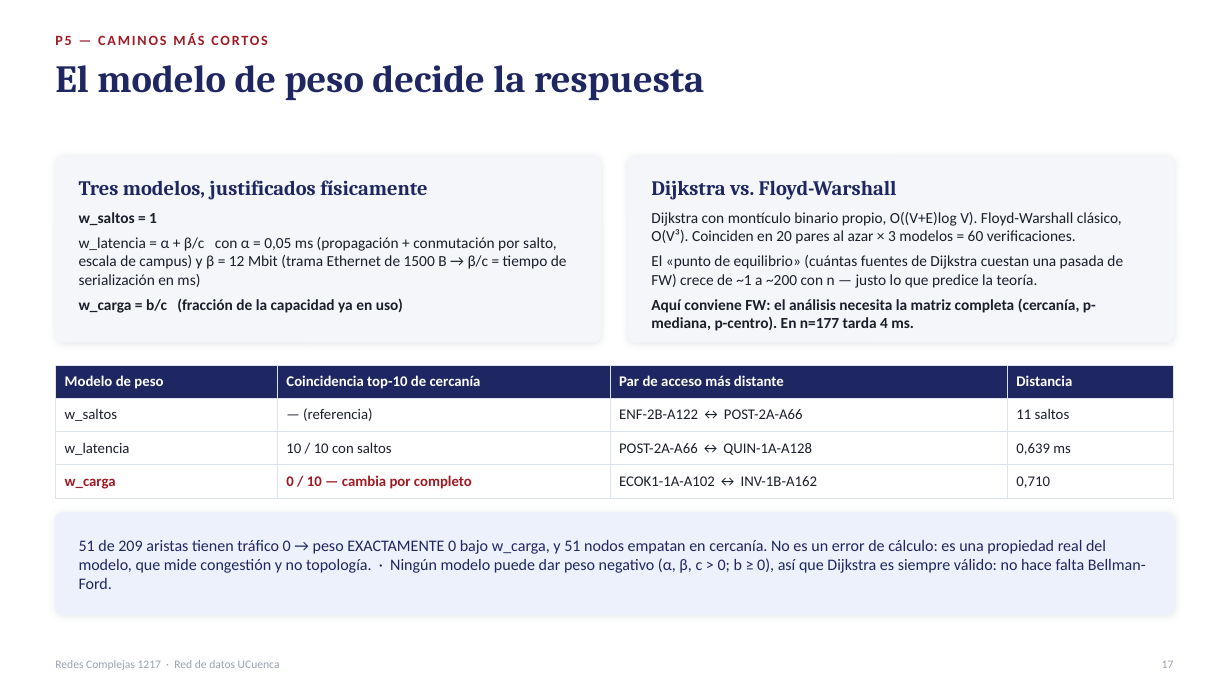
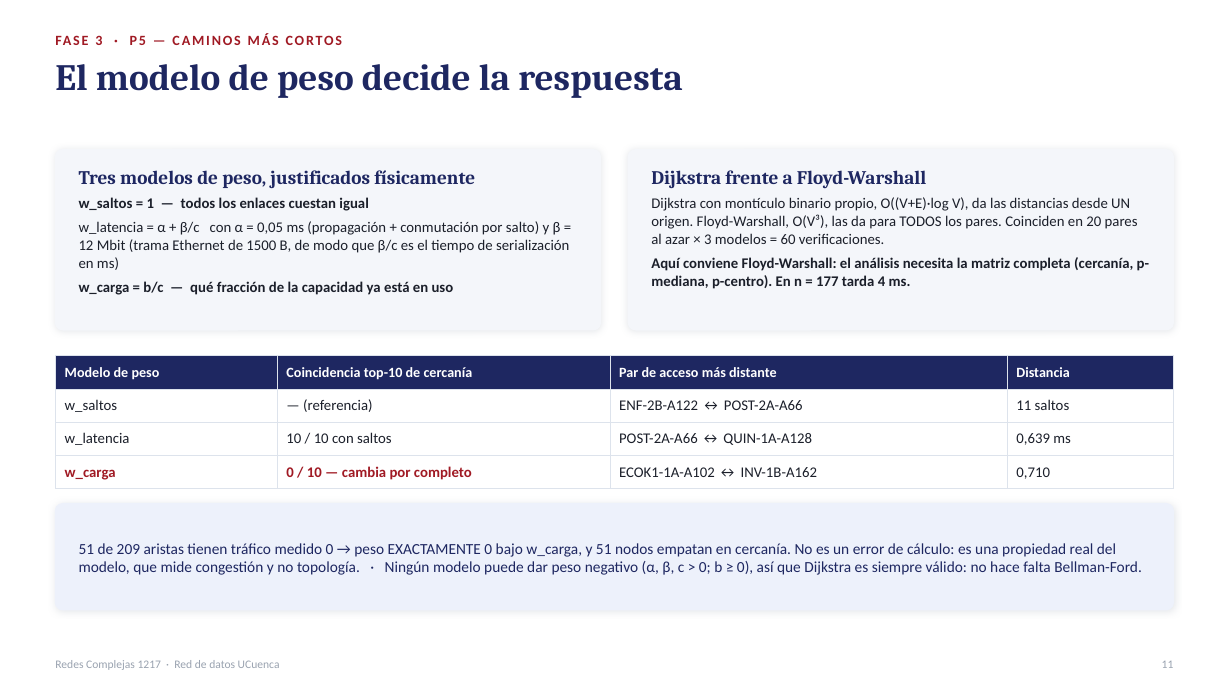
Before and after one commit to chino111160/redes-complejas-ucuenca, a slide deck: slide 11 of diapositivas/Presentacion_Redes_Complejas_RedUCuenca.pptx (slide 17 before the commit). Drawn at 1232x693 pixels with LibreOffice and Linux fonts; fonts in the diff are those of the drawing. Boxes give left, top, right and bottom in pixels: in the first picture for what was removed or moved away, otherwise in the second. Text is boxed around its words. In the diff, an @@ line names an element or a change of style, - is before the commit and + after.

```diff
--- a/diapositivas/Presentacion_Redes_Complejas_RedUCuenca.pptx
+++ b/diapositivas/Presentacion_Redes_Complejas_RedUCuenca.pptx
@@ text "El modelo de peso decide ..." at <box>55,64,683,98</box>: size 30 to 29 pt @@
@@ text at <box>95,35,102,45</box>: text changed @@
-P5 — CAMINOS MÁS CORTOS
+FASE 3 · P5 — CAMINOS MÁS CORTOS
@@ rounded rectangle: place and size @@
-rounded rectangle at <box>55,157,601,342</box>
+rounded rectangle at <box>55,150,601,330</box>
@@ text at <box>79,170,475,188</box>: text changed; size 16 to 15 pt @@
-Tres modelos, justificados físicamente
+Tres modelos de peso, justificados físicamente
@@ proportions changed in 3 elements at <box>55,504,1174,610</box>, <box>55,150,601,330</box>, <box>628,150,1174,330</box> @@
@@ rounded rectangle: place and size @@
-rounded rectangle at <box>628,157,1174,342</box>
+rounded rectangle at <box>628,150,1174,330</box>
@@ text at <box>651,170,927,189</box>: text changed; size 16 to 15 pt @@
-Dijkstra vs. Floyd-Warshall
+Dijkstra frente a Floyd-Warshall
@@ text at <box>79,197,569,295</box>: text changed; size 12 to 11.5 pt @@
-w_saltos = 1
-w_latencia = α + β/c con α = 0,05 ms (propagación + conmutación por salto, escala de campus) y β = 12 Mbit (trama Ethernet de 1500 B → β/c = tiempo de serialización en ms)
-w_carga = b/c (fracción de la capacidad ya en uso)
+w_saltos = 1 — todos los enlaces cuestan igual
+w_latencia = α + β/c con α = 0,05 ms (propagación + conmutación por salto) y β = 12 Mbit (trama Ethernet de 1500 B, de modo que β/c es el tiempo de serialización en ms)
+w_carga = b/c — qué fracción de la capacidad ya está en uso
@@ text at <box>651,197,1149,289</box>: text changed; size 12 to 11.5 pt @@
-Dijkstra con montículo binario propio, O((V+E)log V). Floyd-Warshall clásico, O(V³). Coinciden en 20 pares al azar × 3 modelos = 60 verificaciones.
-El «punto de equilibrio» (cuántas fuentes de Dijkstra cuestan una pasada de FW) crece de ~1 a ~200 con n — justo lo que predice la teoría.
-Aquí conviene FW: el análisis necesita la matriz completa (cercanía, p-mediana, p-centro). En n=177 tarda 4 ms.
+Dijkstra con montículo binario propio, O((V+E)·log V), da las distancias desde UN origen. Floyd-Warshall, O(V³), las da para TODOS los pares. Coinciden en 20 pares al azar × 3 modelos = 60 verificaciones.
+Aquí conviene Floyd-Warshall: el análisis necesita la matriz completa (cercanía, p-mediana, p-centro). En n = 177 tarda 4 ms.
@@ table at <box>55,356,1174,489</box> @@
@@ size 11.5 to 11 pt in "Modelo de peso", "Coincidencia top-10 de cercanía", "Par de acceso más distante", "Distancia" @@
@@ table: place and size @@
-table at <box>55,365,1174,493</box>
+table at <box>55,356,1174,489</box>
@@ rounded rectangle: place and size @@
-rounded rectangle at <box>55,513,1174,615</box>
+rounded rectangle at <box>55,504,1174,610</box>
@@ text at <box>79,543,1142,575</box>: text changed; size 12.5 to 12 pt @@
-51 de 209 aristas tienen tráfico 0 → peso EXACTAMENTE 0 bajo w_carga, y 51 nodos empatan en cercanía. No es un error de cálculo: es una propiedad real del modelo, que mide congestión y no topología. · Ningún modelo puede dar peso negativo (α, β, c > 0; b ≥ 0), así que Dijkstra es siempre válido: no hace falta Bellman-Ford.
+51 de 209 aristas tienen tráfico medido 0 → peso EXACTAMENTE 0 bajo w_carga, y 51 nodos empatan en cercanía. No es un error de cálculo: es una propiedad real del modelo, que mide congestión y no topología. · Ningún modelo puede dar peso negativo (α, β, c > 0; b ≥ 0), así que Dijkstra es siempre válido: no hace falta Bellman-Ford.
@@ text at <box>1162,661,1174,668</box>: text changed @@
-17
+11
```
Also in this commit, not shown: 18 other slides changed, 10 slides removed.
